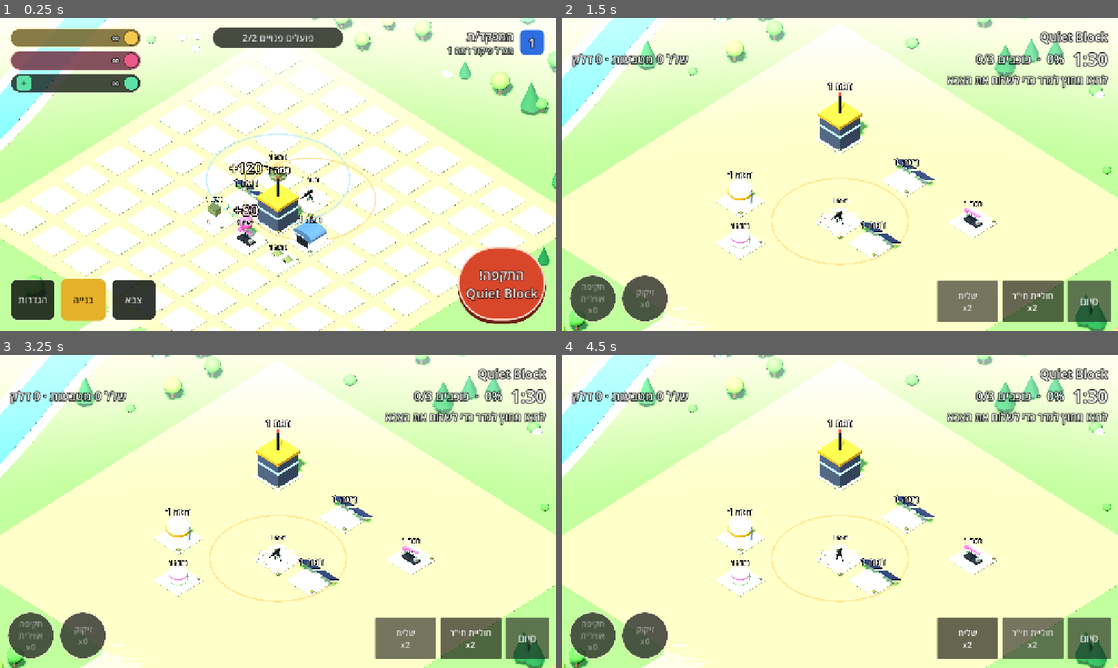
Above: before the commit, frames 1-4 (two rows, left to right).
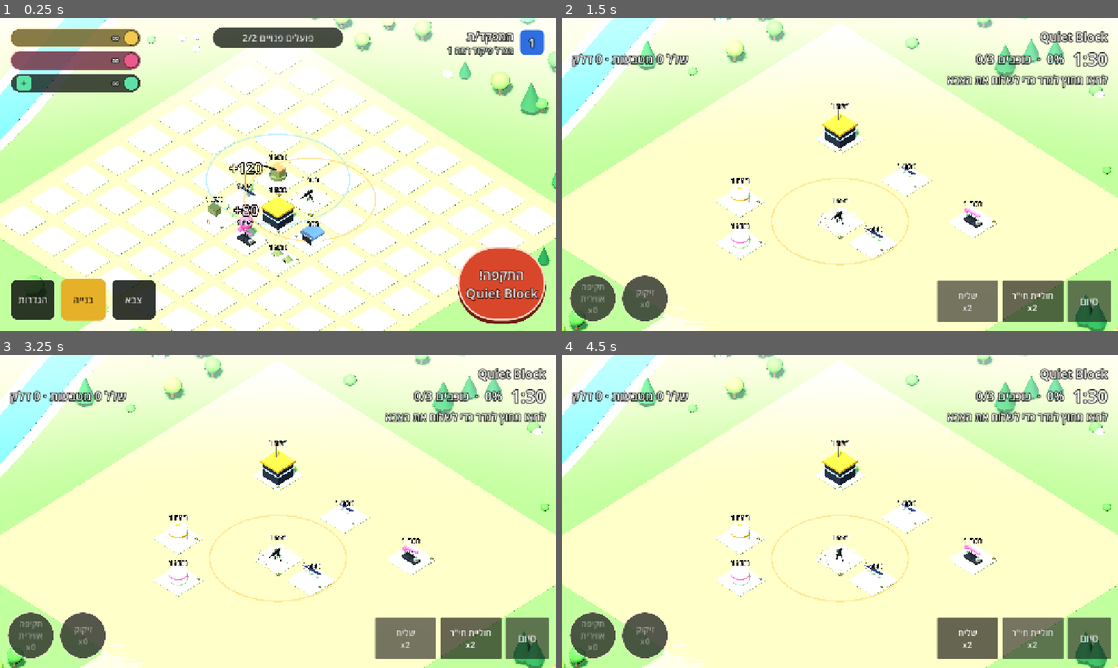
Above: after the commit, the same moments.

Repository: skywatchcom-design/drone-kingdom
Game: Godot game, scene res://scenes/home/home.tscn
Same seed, same stepped clock (60 frames per second), same inputs: the game is played once before the commit and once after it.
Inputs:
- Up to frame 1 (0.25 s): no input
- Up to frame 2 (1.5 s): click "+" at 0.5 s; click "התקפה! Quiet Block" at 1.25 s
- Up to frame 3 (3.25 s): click "סיום" at 2 s; click "שוב" at 2.75 s
- Up to frame 4 (4.5 s): click "חוליית חי'ר x2" at 3.5 s; click "שליח x2" at 4.25 s

The runs differ from the first frame. In frame 1, 1.3% of the frame differs, in the area x 42-59%, y 47-76%; in frame 2, 1.7%, in the area x 29-67%, y 20-77%; in frame 3, 1.7%; in frame 4, 1.7%.

Commit message:
Level looks for the Command Tower, generator, silo and hangar
- Rebuilt at pad size from the approved sketch, each with a visible step per level:
  tower grows with flag, antennas, dish and radar dome; generator gains panels, batteries
  and a turbine; silo grows then doubles; hangar gets a windsock, H pad, lights and a drone.
- Every structure now carries its level chevrons.

Co-Authored-By: Claude Opus 5.5 <noreply@anthropic.com>

Diff:
--- a/scripts/core/structure_models.gd
+++ b/scripts/core/structure_models.gd
@@ -7,7 +7,8 @@
 ## The older models are drawn in a small unit size and scaled up to fill their pad.
 const SCALE := 1.35
 ## Sketch-based models are drawn at pad size.
-const PAD_SIZED := ["pump", "tank", "camp", "quarters", "garage", "support"]
+## Every model is drawn at pad size now; the 1.35 scale only remains for safety.
+const PAD_SIZED := ["hq", "generator", "storage", "hangar", "pump", "tank", "camp", "quarters", "garage", "support"]
 const FUEL := Color(0.93, 0.35, 0.55)
 
 
@@ -57,37 +58,119 @@
 	return label
 
 
+## Command Tower (sketch Th5mNJUuSD5d77XEMeRnqE): navy block, glowing band, gold roof, red-tipped
+## antenna. Lv2 a flag; Lv3 taller and wider with three antennas; Lv4 a satellite dish; Lv5 a
+## radar dome and a gold band.
 static func _hq(root: Node3D, level: int) -> float:
-	var h := 2.5 + level * 0.9
-	MeshKit.add(root, MeshKit.box(Vector3(3.4, h, 3.4)), MeshKit.mat(Color(0.32, 0.36, 0.42), 0.4, 0.5), Vector3(0, h / 2.0, 0))
-	MeshKit.add(root, MeshKit.box(Vector3(3.5, 0.35, 3.5)), MeshKit.glow(Color(0.5, 0.9, 1.0)), Vector3(0, h * 0.62, 0))
-	MeshKit.add(root, MeshKit.box(Vector3(3.7, 0.4, 3.7)), MeshKit.mat(Color(0.95, 0.75, 0.2), 0.3, 0.8), Vector3(0, h + 0.2, 0))
-	MeshKit.add(root, MeshKit.cyl(0.08, 0.08, 3.0, 6), MeshKit.mat(Color(0.2, 0.2, 0.22), 0.5, 0.6), Vector3(0, h + 1.9, 0))
-	MeshKit.add(root, MeshKit.sphere(0.18, 8), MeshKit.glow(Color(1.0, 0.25, 0.2)), Vector3(0, h + 3.4, 0))
-	return h + 3.4
-
-
+	var h: float = [2.6, 3.2, 4.2, 4.8, 5.8][clampi(level, 1, 5) - 1]
+	var w := 4.0 if level >= 3 else 3.6
+	var metal := MeshKit.mat(Color(0.2, 0.2, 0.22), 0.5, 0.6)
+	MeshKit.add(root, MeshKit.box(Vector3(w, h, w)), MeshKit.mat(Color(0.2, 0.23, 0.28), 0.4, 0.5), Vector3(0, h / 2.0, 0))
+	MeshKit.add(root, MeshKit.box(Vector3(w + 0.06, 0.3, w + 0.06)), MeshKit.glow(Color(0.5, 0.9, 1.0)), Vector3(0, h * 0.62, 0))
+	MeshKit.add(root, MeshKit.box(Vector3(w + 0.3, 0.38, w + 0.3)), MeshKit.mat(Color(0.95, 0.75, 0.2), 0.3, 0.8), Vector3(0, h + 0.19, 0))
+	if level >= 2:
+		MeshKit.add(root, MeshKit.cyl(0.04, 0.04, 3.0, 6), MeshKit.mat(Color(0.75, 0.75, 0.77), 0.4, 0.6), Vector3(w / 2.0 + 0.5, 1.5, w / 2.0 + 0.5))
+		MeshKit.add(root, MeshKit.box(Vector3(0.03, 0.55, 0.95)), MeshKit.mat(UnitModels.BLUE, 0.6), Vector3(w / 2.0 + 0.5, 2.7, w / 2.0 + 1.0))
+		MeshKit.add(root, MeshKit.box(Vector3(0.031, 0.2, 0.95)), MeshKit.mat(UnitModels.WHITE, 0.6), Vector3(w / 2.0 + 0.5, 2.7, w / 2.0 + 1.0))
+	var antennas := 3 if level >= 3 else 1
+	for i in antennas:
+		var ah := 2.2 + i * 0.5
+		MeshKit.add(root, MeshKit.cyl(0.06, 0.06, ah, 6), metal, Vector3(-0.8 + i * 0.8, h + 0.38 + ah / 2.0, -0.5))
+	MeshKit.add(root, MeshKit.sphere(0.16, 8), MeshKit.glow(Color(1.0, 0.25, 0.2)), Vector3(-0.8, h + 2.7, -0.5))
+	if level >= 4:
+		MeshKit.add(root, MeshKit.cyl(0.6, 0.15, 0.25, 16), MeshKit.mat(Color(0.85, 0.84, 0.8), 0.5, 0.3), Vector3(0.9, h + 0.75, 0.8)).rotation.x = -0.9
+	if level >= 5:
+		MeshKit.add(root, MeshKit.sphere(0.95, 16), MeshKit.mat(Color(0.91, 0.9, 0.87), 0.5, 0.2), Vector3(0, h + 1.3, 0.5))
+		MeshKit.add(root, MeshKit.box(Vector3(w + 0.5, 0.2, 0.4)), MeshKit.mat(Color(0.95, 0.75, 0.2), 0.3, 0.8), Vector3(0, h * 0.3, w / 2.0 + 0.12))
+	chevrons(root, level, Vector3(2.3, 0, 2.3))
+	return h + 2.9
+
+
+## Solar generator: more panels with level. Lv1 two; Lv2 three; Lv3 four and a battery bank;
+## Lv4 a small wind turbine; Lv5 six tilted panels.
 static func _generator(root: Node3D, level: int) -> float:
 	var panel := MeshKit.mat(Color(0.1, 0.16, 0.3), 0.2, 0.4)
 	var frame := MeshKit.mat(Color(0.75, 0.77, 0.8), 0.4, 0.7)
-	var count := mini(level + 1, 4)
+	var count: int = [2, 3, 4, 4, 6][clampi(level, 1, 5) - 1]
 	for i in count:
-		var x := -1.5 + (i % 2) * 3.0
-		var z := -1.2 + int(i / 2.0) * 2.4
-		MeshKit.add(root, MeshKit.box(Vector3(0.12, 0.8, 0.12)), frame, Vector3(x, 0.4, z))
-		var p := MeshKit.add(root, MeshKit.box(Vector3(2.4, 0.08, 1.6)), panel, Vector3(x, 0.9, z))
-		p.rotation.x = -0.5
-	MeshKit.add(root, MeshKit.box(Vector3(0.8, 0.9, 0.6)), MeshKit.mat(Color(0.9, 0.9, 0.88), 0.6), Vector3(0, 0.45, 0))
-	return 1.6
-
-
+		var x := -1.6 + (i % 3) * 1.6
+		var z := -1.2 + int(i / 3.0) * 2.2
+		MeshKit.add(root, MeshKit.box(Vector3(0.1, 0.8, 0.1)), frame, Vector3(x, 0.4, z))
+		var p := MeshKit.add(root, MeshKit.box(Vector3(1.4, 0.07, 1.0)), panel, Vector3(x, 0.85, z))
+		p.rotation.x = -0.7 if level >= 5 else -0.5
+	MeshKit.add(root, MeshKit.box(Vector3(0.6, 0.7, 0.5)), MeshKit.mat(Color(0.9, 0.9, 0.88), 0.6), Vector3(1.9, 0.35, 1.9))
+	if level >= 3:
+		for k in 3:
+			MeshKit.add(root, MeshKit.box(Vector3(0.35, 0.6, 0.5)), MeshKit.mat(Color(0.18, 0.44, 0.25), 0.6), Vector3(-2.0 + k * 0.4, 0.3, 2.0))
+	if level >= 4:
+		MeshKit.add(root, MeshKit.cyl(0.05, 0.07, 2.6, 6), MeshKit.mat(Color(0.93, 0.93, 0.93), 0.4), Vector3(2.2, 1.3, -2.1))
+		var hub := Node3D.new()
+		hub.position = Vector3(2.2, 2.6, -1.95)
+		root.add_child(hub)
+		for b in 3:
+			var arm := Node3D.new()
+			arm.rotation.z = b * TAU / 3.0
+			hub.add_child(arm)
+			MeshKit.add(arm, MeshKit.box(Vector3(0.12, 1.0, 0.03)), MeshKit.mat(Color(0.93, 0.93, 0.93), 0.4), Vector3(0, 0.5, 0))
+		var spin := hub.create_tween().set_loops()
+		spin.tween_property(hub, "rotation:z", TAU, 2.0).as_relative()
+	chevrons(root, level, Vector3(2.3, 0, 0.4))
+	return 1.8
+
+
+## Coin silo: taller, then doubled. Lv1 a short silo; Lv2 a ladder; Lv3 tall with a second gold
+## band; Lv4 a coin chute; Lv5 twin silos with a bridge.
 static func _storage(root: Node3D, level: int) -> float:
-	var h := 1.6 + level * 0.5
-	MeshKit.add(root, MeshKit.cyl(1.4, 1.4, h, 24), MeshKit.mat(Color(0.85, 0.88, 0.92), 0.35, 0.5), Vector3(0, h / 2.0, 0))
-	MeshKit.add(root, MeshKit.cyl(1.45, 1.45, 0.3, 24), MeshKit.mat(Color(0.95, 0.75, 0.2), 0.3, 0.8), Vector3(0, h * 0.7, 0))
-	var dome := MeshKit.add(root, MeshKit.sphere(1.4, 20), MeshKit.mat(Color(0.85, 0.88, 0.92), 0.35, 0.5), Vector3(0, h, 0))
-	dome.scale = Vector3(1, 0.5, 1)
-	return h + 0.7
+	var shell := MeshKit.mat(Color(0.87, 0.89, 0.91), 0.35, 0.5)
+	var gold := MeshKit.mat(Color(0.95, 0.75, 0.2), 0.3, 0.8)
+	var count := 2 if level >= 5 else 1
+	var h: float = [1.9, 2.3, 3.0, 3.4, 3.4][clampi(level, 1, 5) - 1]
+	for i in count:
+		var x := 0.0 if count == 1 else (1.2 if i else -1.2)
+		var r := 1.05 if count == 2 else 1.5
+		MeshKit.add(root, MeshKit.cyl(r, r, h, 24), shell, Vector3(x, h / 2.0 + 0.1, 0))
+		MeshKit.add(root, MeshKit.cyl(r * 1.03, r * 1.03, 0.28, 24), gold, Vector3(x, h * 0.7, 0))
+		if level >= 3:
+			MeshKit.add(root, MeshKit.cyl(r * 1.03, r * 1.03, 0.16, 24), gold, Vector3(x, h * 0.35, 0))
+		MeshKit.add(root, MeshKit.sphere(r, 20), shell, Vector3(x, h + 0.1, 0)).scale = Vector3(1, 0.5, 1)
+		MeshKit.add(root, MeshKit.cyl(0.35, 0.35, 0.12, 16), gold, Vector3(x, h + 0.1 + r * 0.5, 0))
+	if level >= 2:
+		MeshKit.add(root, MeshKit.box(Vector3(0.28, h, 0.05)), MeshKit.mat(UnitModels.METAL, 0.6, 0.4), Vector3((-1.2 if count == 2 else 0.0) + 1.0, h / 2.0 + 0.1, 1.0)).rotation.y = -0.8
+	if level >= 4:
+		MeshKit.add(root, MeshKit.box(Vector3(0.5, 0.3, 1.8)), gold, Vector3(1.9, 0.6, 1.4)).rotation.x = 0.4
+	if level >= 5:
+		MeshKit.add(root, MeshKit.box(Vector3(1.4, 0.2, 0.4)), MeshKit.mat(UnitModels.METAL, 0.6, 0.4), Vector3(0, h - 0.2, 0))
+	chevrons(root, level, Vector3(2.3, 0, -1.8))
+	return h + 1.2
+
+
+## Drone hangar: an arched shed with a landing pad. Lv1 small; Lv2 a windsock; Lv3 longer, with
+## an H pad; Lv4 lights round the pad; Lv5 wider, an antenna and a drone parked on the pad.
+static func _hangar(root: Node3D, level: int) -> float:
+	var w: float = [3.2, 3.5, 3.9, 4.2, 4.8][clampi(level, 1, 5) - 1]
+	var d := 3.2 if level >= 3 else 2.6
+	MeshKit.add(root, MeshKit.box(Vector3(w, 1.4, d)), MeshKit.mat(Color(0.78, 0.8, 0.82), 0.5, 0.4), Vector3(0, 0.7, -0.6))
+	var roof := MeshKit.add(root, MeshKit.cyl(w / 2.0, w / 2.0, d, 16), MeshKit.mat(Color(0.35, 0.45, 0.55), 0.4, 0.5), Vector3(0, 1.4, -0.6))
+	roof.rotation.x = PI / 2.0
+	roof.scale = Vector3(1, 1, 0.42)
+	MeshKit.add(root, MeshKit.box(Vector3(w * 0.6, 1.1, 0.05)), MeshKit.mat(Color(0.12, 0.13, 0.15), 0.6), Vector3(0, 0.55, d / 2.0 - 0.58))
+	if level >= 2:
+		MeshKit.add(root, MeshKit.cyl(0.03, 0.03, 2.0, 6), MeshKit.mat(Color(0.75, 0.75, 0.77), 0.4, 0.6), Vector3(-2.2, 1.0, 2.2))
+		MeshKit.add(root, MeshKit.cyl(0.1, 0.17, 0.6, 10), MeshKit.mat(Color(1.0, 0.48, 0.16), 0.6), Vector3(-2.2, 1.9, 2.5)).rotation.x = PI / 2.0
+	if level >= 3:
+		MeshKit.add(root, MeshKit.cyl(0.9, 0.9, 0.04, 24), MeshKit.mat(Color(0.23, 0.24, 0.25), 0.7), Vector3(1.6, 0.1, 1.8))
+		var yellow := MeshKit.mat(Color(0.95, 0.76, 0.2), 0.6)
+		MeshKit.add(root, MeshKit.box(Vector3(0.12, 0.02, 0.9)), yellow, Vector3(1.4, 0.13, 1.8))
+		MeshKit.add(root, MeshKit.box(Vector3(0.12, 0.02, 0.9)), yellow, Vector3(1.8, 0.13, 1.8))
+		MeshKit.add(root, MeshKit.box(Vector3(0.4, 0.02, 0.12)), yellow, Vector3(1.6, 0.13, 1.8))
+	if level >= 4:
+		for k in 6:
+			MeshKit.add(root, MeshKit.sphere(0.07, 6), MeshKit.glow(Color(0.5, 0.9, 1.0) if k % 2 else Color(1, 1, 1)), Vector3(1.6 + cos(k) * 0.95, 0.14, 1.8 + sin(k) * 0.95))
+	if level >= 5:
+		MeshKit.add(root, MeshKit.cyl(0.04, 0.04, 1.5, 6), MeshKit.mat(UnitModels.METAL, 0.5, 0.6), Vector3(-w / 2.0 + 0.4, 2.2, -0.6))
+		MeshKit.add(root, MeshKit.box(Vector3(0.5, 0.15, 0.5)), MeshKit.mat(Color(0.93, 0.93, 0.93), 0.4), Vector3(1.6, 0.4, 1.8))
+	chevrons(root, level, Vector3(-2.3, 0, 1.0))
+	return 2.4
 
 
 ## Fuel pump (approved sketch): a pumpjack whose head nods. Lv1 one pumpjack; Lv2 a fence of
@@ -336,17 +419,6 @@
 	t.rings = 16
 	t.ring_segments = 8
 	return t
-
-
-static func _hangar(root: Node3D, level: int) -> float:
-	var wall := MeshKit.mat(Color(0.78, 0.8, 0.82), 0.5, 0.4)
-	var w := 3.0 + level * 0.3
-	MeshKit.add(root, MeshKit.box(Vector3(w, 1.4, 2.6)), wall, Vector3(0, 0.7, 0))
-	var roof := MeshKit.add(root, MeshKit.cyl(w / 2.0, w / 2.0, 2.6, 16), MeshKit.mat(Color(0.35, 0.45, 0.55), 0.4, 0.5), Vector3(0, 1.4, 0))
-	roof.rotation.x = PI / 2.0
-	roof.scale = Vector3(1, 1, 0.45)
-	MeshKit.add(root, MeshKit.box(Vector3(w * 0.6, 1.1, 0.05)), MeshKit.mat(Color(0.12, 0.13, 0.15), 0.6), Vector3(0, 0.55, 1.31))
-	return 2.2
 
 
 # ---------------------------------------------------------------- shared parts
Not shown, changed: CLAUDE.md
